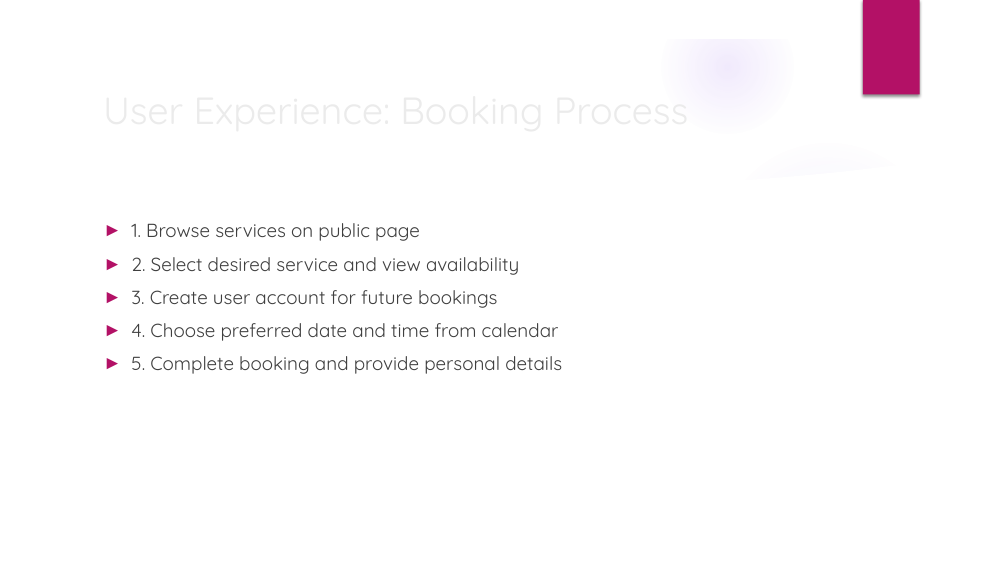
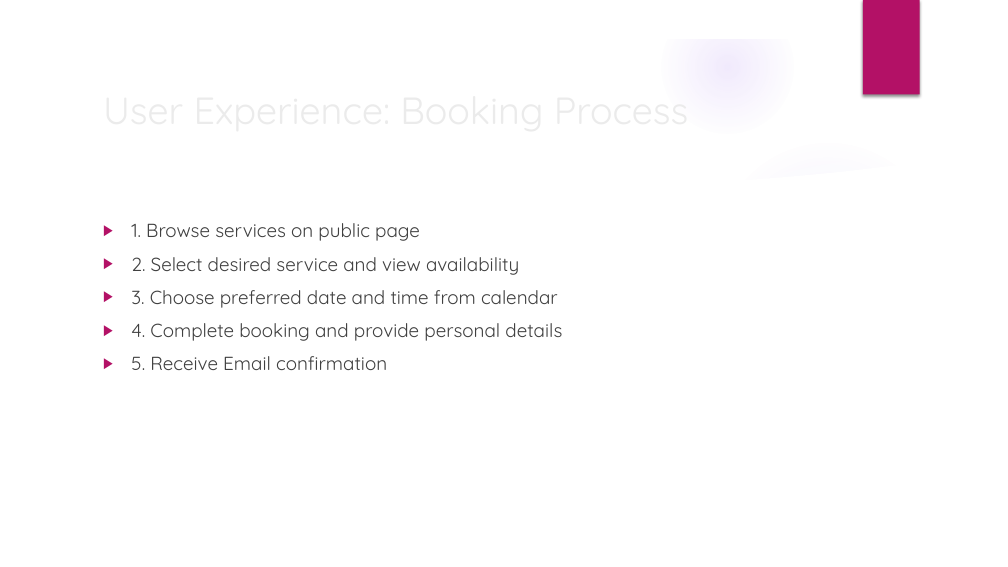
Before and after one commit to SamHdevstuff/COSC213---Final-Project, a slide deck: slide 7 of presentationMaterial/Presentation.pptx. Drawn at 1008x567 pixels with LibreOffice and Linux fonts; fonts in the diff are those of the drawing; background and template pictures are left out. Boxes give left, top, right and bottom in pixels: in the first picture for what was removed or moved away, otherwise in the second. Text is boxed around its words. In the diff, an @@ line names an element or a change of style, - is before the commit and + after.

```diff
--- a/presentationMaterial/Presentation.pptx
+++ b/presentationMaterial/Presentation.pptx
@@ text at (x1=131, y1=290, x2=562, y2=370): text changed; text colour #3F3F3F to #404040 @@
-► 3. Create user account for future bookings
-► 4. Choose preferred date and time from calendar
-► 5. Complete booking and provide personal details
+▶ 3. Choose preferred date and time from calendar
+▶ 4. Complete booking and provide personal details
+▶ 5. Receive Email confirmation
```
Also in this commit, not shown: 8 other slides changed.
